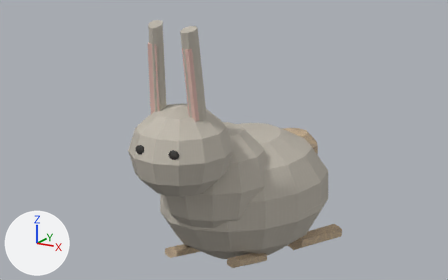
The Blender file assets/blender/wild-rabbit.blend, before and after one commit.
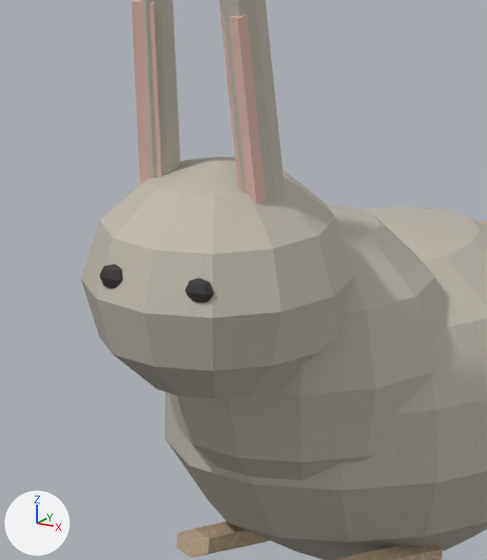
Each version is shown from the file's camera 'preview_camera', then close up on the part from 22% to 64% of the width and 15% to 92% of the height. Lighting does not change. The marker at lower left points along +X, +Y and +Z. The older version's two pictures come first.

The first close-up shows 'wild-rabbit_merged_mesh'.
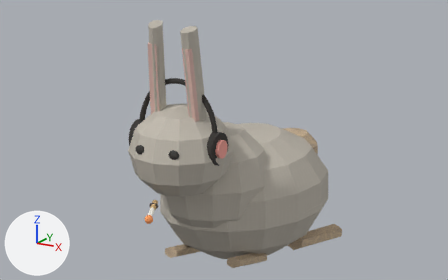
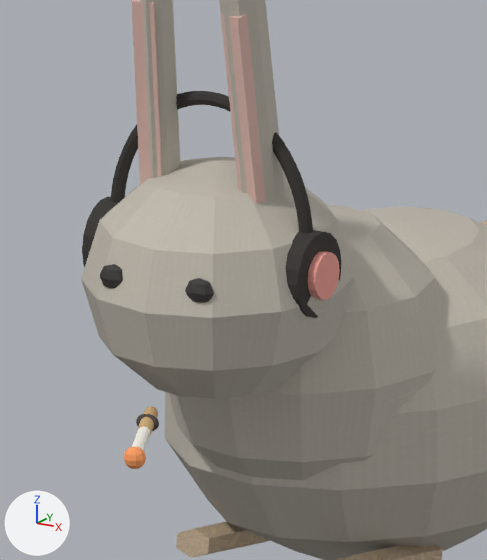
The change, as a list of edits to the scene's bpy script:
```text
Add ob_mferland_accessory_wild_rabbit_cigarette_ember:
    ob_mferland_accessory_wild_rabbit_cigarette_ember = bpy.data.objects.new('mferland_accessory_wild-rabbit_cigarette_ember', me_mferland_accessory_wild_rabbit_cigarette_ember_mesh)  # a UV sphere (10 segments, 6 rings, poles along z) spanning x -0.0181..0.0181, y -0.019..0.019, z -0.019..0.019; in mat_mferland_accessory_ember (orange #ffa062)
    ob_mferland_accessory_wild_rabbit_cigarette_ember.location = (0.085, -0.938, 0.47)
Add ob_mferland_accessory_wild_rabbit_cigarette_paper:
    ob_mferland_accessory_wild_rabbit_cigarette_paper = bpy.data.objects.new('mferland_accessory_wild-rabbit_cigarette_paper', me_mferland_accessory_wild_rabbit_cigarette_paper_mesh)  # a 12-sided cylinder along z spanning x -0.011..0.011, y -0.011..0.011, z -0.07..0.07; in mat_mferland_accessory_paper (white #fcf8ee)
    ob_mferland_accessory_wild_rabbit_cigarette_paper.location = (0.053, -0.869, 0.47)
    ob_mferland_accessory_wild_rabbit_cigarette_paper.rotation_euler = (1.571, 0.0, 0.423)  # degrees (90, 0, 24)
Add ob_mferland_accessory_wild_rabbit_cigarette_filter:
    ob_mferland_accessory_wild_rabbit_cigarette_filter = bpy.data.objects.new('mferland_accessory_wild-rabbit_cigarette_filter', me_mferland_accessory_wild_rabbit_cigarette_filter_mesh)  # a 12-sided cylinder along z spanning x -0.0119..0.0119, y -0.0119..0.0119, z -0.0575..0.0575; in mat_mferland_accessory_filter (beige #dbb781)
    ob_mferland_accessory_wild_rabbit_cigarette_filter.location = (0.001, -0.752, 0.47)
    ob_mferland_accessory_wild_rabbit_cigarette_filter.rotation_euler = (1.571, 0.0, 0.423)  # degrees (90, 0, 24)
Add ob_mferland_accessory_wild_rabbit_cigarette_mouth_plug:
    ob_mferland_accessory_wild_rabbit_cigarette_mouth_plug = bpy.data.objects.new('mferland_accessory_wild-rabbit_cigarette_mouth_plug', me_mferland_accessory_wild_rabbit_cigarette_mouth_plug_mesh)  # a UV sphere (12 segments, 6 rings, poles along z) spanning x -0.0198..0.0198, y -0.0198..0.0198, z -0.0198..0.0198; in mat_mferland_accessory_mouth (brown #514740)
    ob_mferland_accessory_wild_rabbit_cigarette_mouth_plug.location = (0.0, -0.75, 0.47)
    ob_mferland_accessory_wild_rabbit_cigarette_mouth_plug.scale = (1.1, 0.55, 0.75)
Add ob_mferland_accessory_wild_rabbit_headphone_top_band:
    ob_mferland_accessory_wild_rabbit_headphone_top_band = bpy.data.objects.new('mferland_accessory_wild-rabbit_headphone_top_band', me_mferland_accessory_wild_rabbit_headphone_top_band_mesh)  # 296 vertices, 288 faces; spans x -0.192..0.192, y -0.552..-0.528, z 0.752..0.984; in mat_mferland_accessory_black (dark grey #35322e)
    ob_mferland_accessory_wild_rabbit_headphone_top_band.location = (0.0, 0.0, 0.0)
Add ob_mferland_accessory_wild_rabbit_headphone_right_accent:
    ob_mferland_accessory_wild_rabbit_headphone_right_accent = bpy.data.objects.new('mferland_accessory_wild-rabbit_headphone_right_accent', me_mferland_accessory_wild_rabbit_headphone_right_accent_mesh)  # a 16-sided cylinder along z spanning x -0.0396..0.0396, y -0.0396..0.0396, z -0.0075..0.0075; in mat_mferland_accessory_red (pink #f2a398)
    ob_mferland_accessory_wild_rabbit_headphone_right_accent.location = (0.212, -0.54, 0.7)
    ob_mferland_accessory_wild_rabbit_headphone_right_accent.rotation_euler = (0.0, 1.571, 0.0)  # degrees (0, 90, 0)
Add ob_mferland_accessory_wild_rabbit_headphone_right_cup:
    ob_mferland_accessory_wild_rabbit_headphone_right_cup = bpy.data.objects.new('mferland_accessory_wild-rabbit_headphone_right_cup', me_mferland_accessory_wild_rabbit_headphone_right_cup_mesh)  # an 18-sided cylinder along z spanning x -0.0709..0.0709, y -0.072..0.072, z -0.025..0.025; in mat_mferland_accessory_black (dark grey #35322e)
    ob_mferland_accessory_wild_rabbit_headphone_right_cup.location = (0.18, -0.54, 0.7)
    ob_mferland_accessory_wild_rabbit_headphone_right_cup.rotation_euler = (0.0, 1.571, 0.0)  # degrees (0, 90, 0)
Add ob_mferland_accessory_wild_rabbit_headphone_left_cup:
    ob_mferland_accessory_wild_rabbit_headphone_left_cup = bpy.data.objects.new('mferland_accessory_wild-rabbit_headphone_left_cup', me_mferland_accessory_wild_rabbit_headphone_right_cup_mesh.copy())
    ob_mferland_accessory_wild_rabbit_headphone_left_cup.location = (-0.18, -0.54, 0.7)
    ob_mferland_accessory_wild_rabbit_headphone_left_cup.rotation_euler = (0.0, 1.571, 0.0)  # degrees (0, 90, 0)
```

Pixel boxes (x1, y1, x2, y2) of what changed, in the close-ups (487 x 560 px):
'mferland_accessory_wild-rabbit_headphone_top_band', added: after (110, 91, 313, 233)
'mferland_accessory_wild-rabbit_headphone_right_cup', added: after (285, 230, 342, 318)
'mferland_accessory_wild-rabbit_headphone_right_accent', added: after (308, 251, 340, 300)
'mferland_accessory_wild-rabbit_headphone_left_cup', added: after (82, 197, 118, 267)
'mferland_accessory_wild-rabbit_cigarette_ember', added: after (124, 447, 146, 469)
'mferland_accessory_wild-rabbit_cigarette_paper', added: after (132, 426, 150, 451)
'mferland_accessory_wild-rabbit_cigarette_filter', added: after (137, 406, 158, 435)
'mferland_accessory_wild-rabbit_cigarette_mouth_plug', added: after (136, 414, 159, 431)
